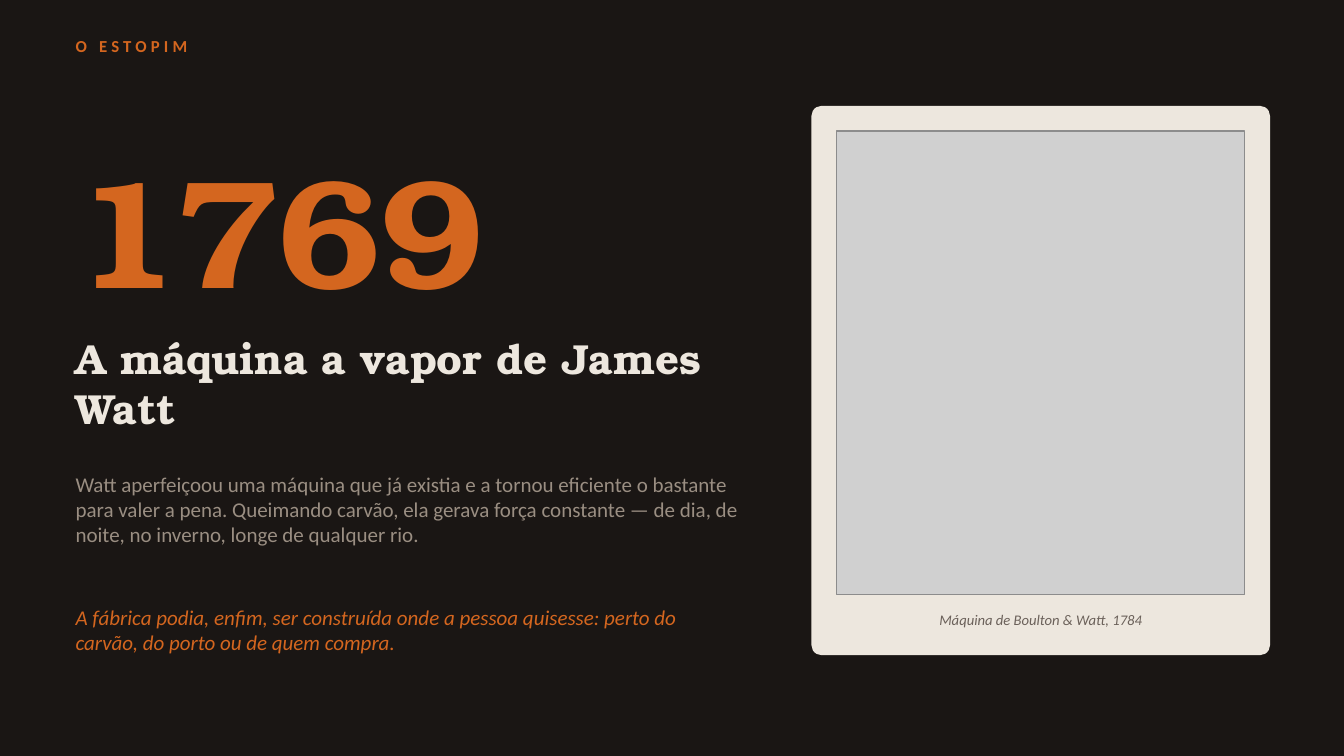
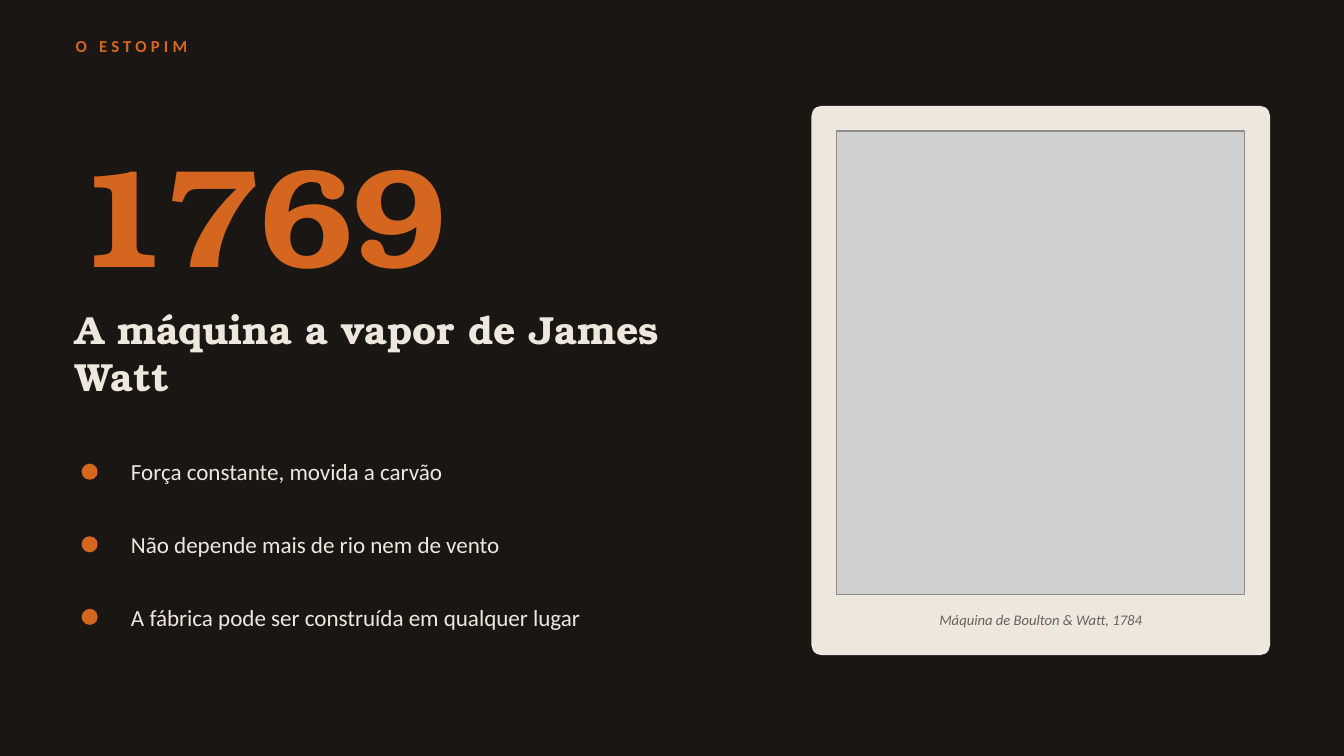
Before and after one commit to guirab734/industry, a slide deck: slide 3 of docs/primeira-revolucao-industrial.pptx. Drawn at 1344x756 pixels with LibreOffice and Linux fonts; fonts in the diff are those of the drawing; grey boxes stand for pictures. Boxes give left, top, right and bottom in pixels: in the first picture for what was removed or moved away, otherwise in the second. Text is boxed around its words. In the diff, an @@ line names an element or a change of style, - is before the commit and + after.

Commit message:
Slide enxugado para tópicos e com as perguntas do enunciado
Reduz de 12 para 10 slides e corta o texto corrido: cada slide passa a
ter entre 128 e 309 caracteres, contra 600+ antes. O que era parágrafo
virou tópico curto; o que era explicação foi para a nota de orador.

Principais mudanças:
- Capa mantida como estava
- Têxtil e ferrovia viram um slide só, com as duas gravuras lado a lado
- Linha do tempo fica só com ano e nome, sem descrição
- O custo social perde os cartões e vira quatro tópicos ao lado da gravura

As cinco perguntas de discussão que eu havia escrito saem, e entram as
cinco do enunciado, que cobrem as quatro revoluções. As respostas curtas
de cada uma estão na nota de orador desse slide.

```diff
--- a/docs/primeira-revolucao-industrial.pptx
+++ b/docs/primeira-revolucao-industrial.pptx
@@ text "1769" at box(76, 170, 446, 269): size 110 to 100 pt @@
@@ text "A máquina a vapor de ...": place and size @@
-text "A máquina a vapor de ..." at box(76, 342, 701, 425)
+text "A máquina a vapor de ..." at box(76, 314, 659, 392)
@@ text "A máquina a vapor de ..." at box(76, 314, 659, 392): size 30 to 28 pt @@
@@ text removed at box(76, 477, 737, 546) @@
-Watt aperfeiçoou uma máquina que já existia e a tornou eficiente o bastante para valer a pena. Queimando carvão, ela gerava força constante — de dia, de noite, no inverno, longe de qualquer rio.
@@ ellipse added at box(82, 464, 98, 480), fill #D4661F @@
@@ text added at box(131, 464, 442, 484), 16.5 pt, text #EDE7DE @@
+Força constante, movida a carvão
@@ ellipse added at box(82, 536, 98, 553), fill #D4661F @@
@@ text added at box(131, 537, 499, 557), 16.5 pt, text #EDE7DE @@
+Não depende mais de rio nem de vento
@@ ellipse added at box(82, 609, 98, 625), fill #D4661F @@
@@ text at box(131, 610, 580, 630): text changed; size 15 to 16.5 pt; text colour #D4661F to #EDE7DE; italic off @@
-A fábrica podia, enfim, ser construída onde a pessoa quisesse: perto do carvão, do porto ou de quem compra.
+A fábrica pode ser construída em qualquer lugar
```
Also in this commit, not shown: 5 other slides changed, 3 slides added, 5 slides removed.
